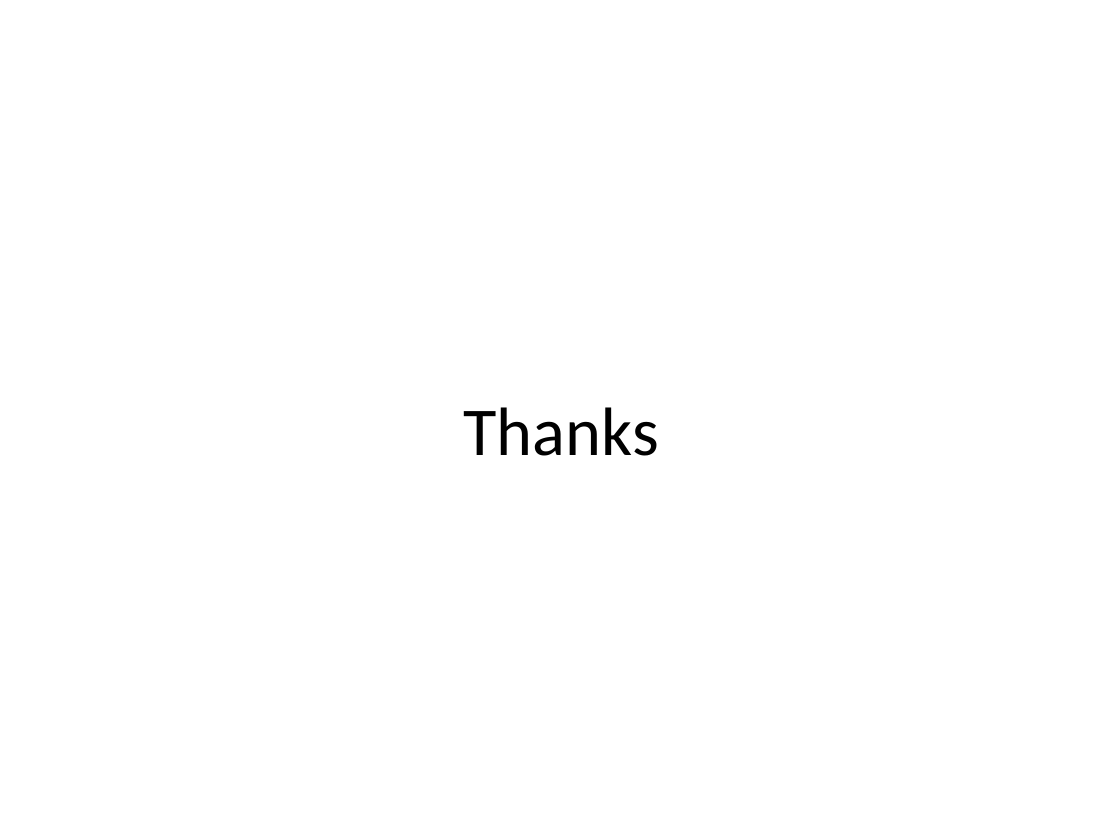
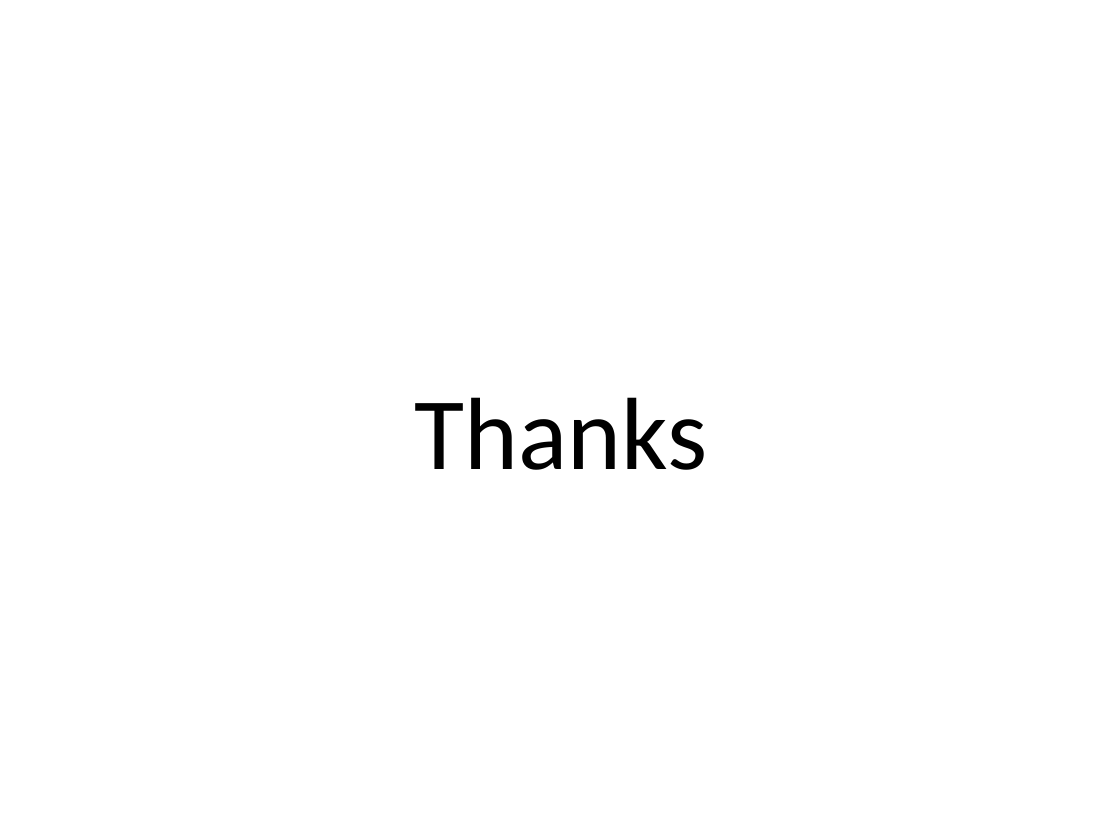
Before and after one commit to sahandKashani/CUDA-multiprecision-arithmetic-code-generator, a slide deck: slide 23 of report/Presentation.pptx (slide 22 before the commit). Drawn at 1120x840 pixels with LibreOffice and Linux fonts; fonts in the diff are those of the drawing. Boxes give left, top, right and bottom in pixels: in the first picture for what was removed or moved away, otherwise in the second. Text is boxed around its words. In the diff, an @@ line names an element or a change of style, - is before the commit and + after.

```diff
--- a/report/Presentation.pptx
+++ b/report/Presentation.pptx
@@ title "Thanks" at bbox=[415, 397, 708, 470]: size 44 to 66 pt @@
```
Also in this commit, not shown: 2 other slides changed, 1 slide added, 7 other files.
